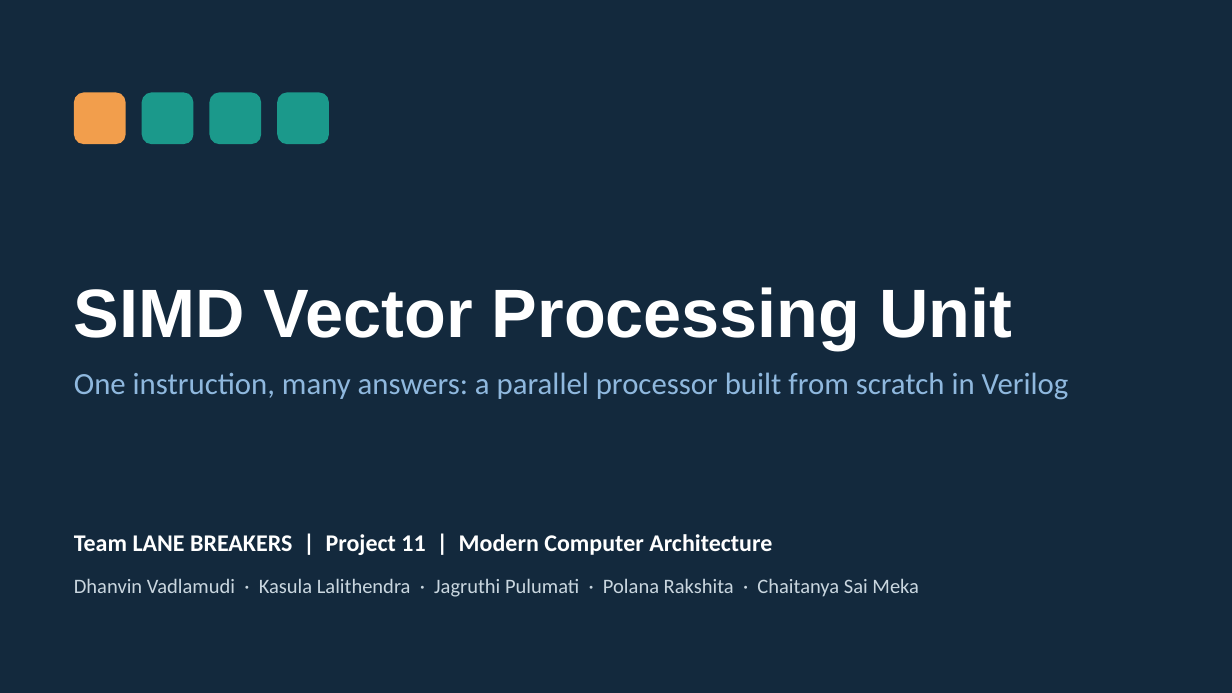
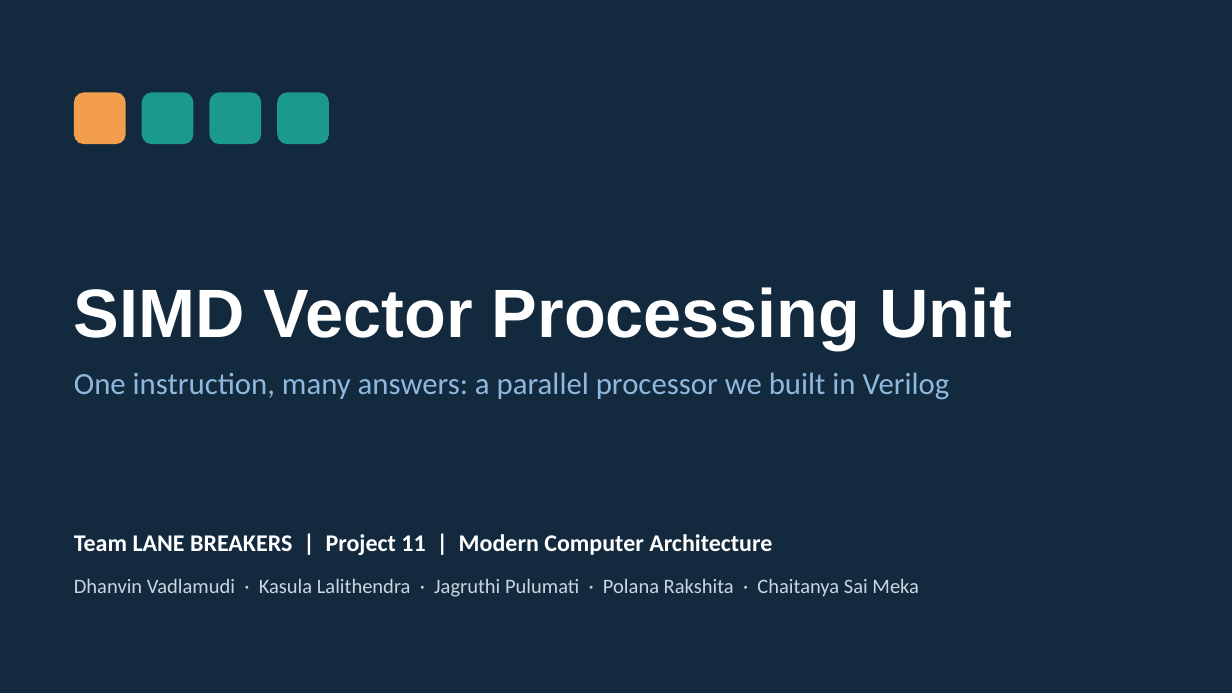
Before and after one commit to ChaitanyaSai-Meka/simd-vector-processing-unit, a slide deck: slide 1 of report/SIMD_VPU_Presentation.pptx. Drawn at 1232x693 pixels with LibreOffice and Linux fonts; fonts in the diff are those of the drawing. Boxes give left, top, right and bottom in pixels: in the first picture for what was removed or moved away, otherwise in the second. Text is boxed around its words. In the diff, an @@ line names an element or a change of style, - is before the commit and + after.

```diff
--- a/report/SIMD_VPU_Presentation.pptx
+++ b/report/SIMD_VPU_Presentation.pptx
@@ text at <box>74,372,950,400</box>: text changed @@
-One instruction, many answers: a parallel processor built from scratch in Verilog
+One instruction, many answers: a parallel processor we built in Verilog
```
Also in this commit, not shown: 4 other slides changed, 3 slides added, 5 slides removed.
